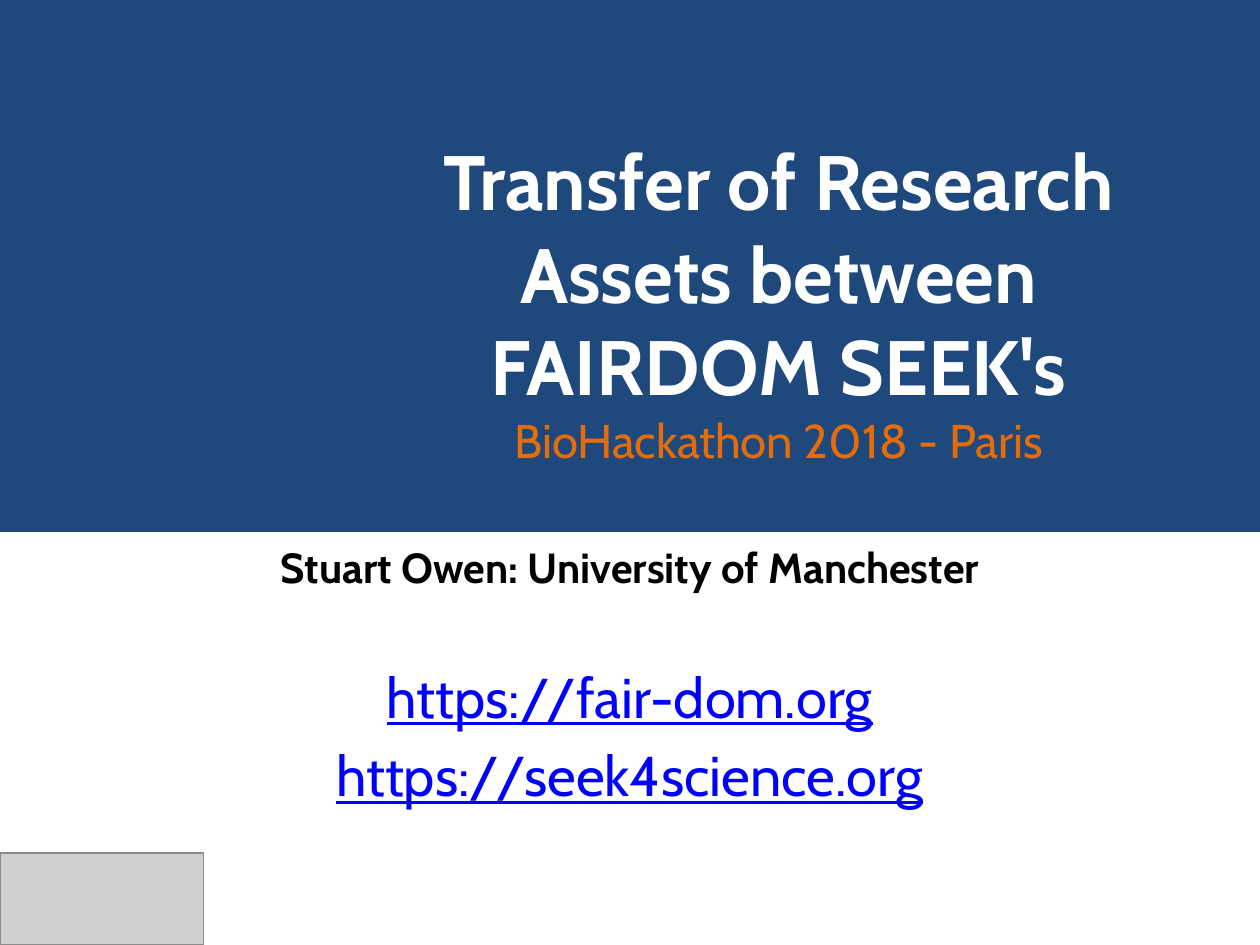
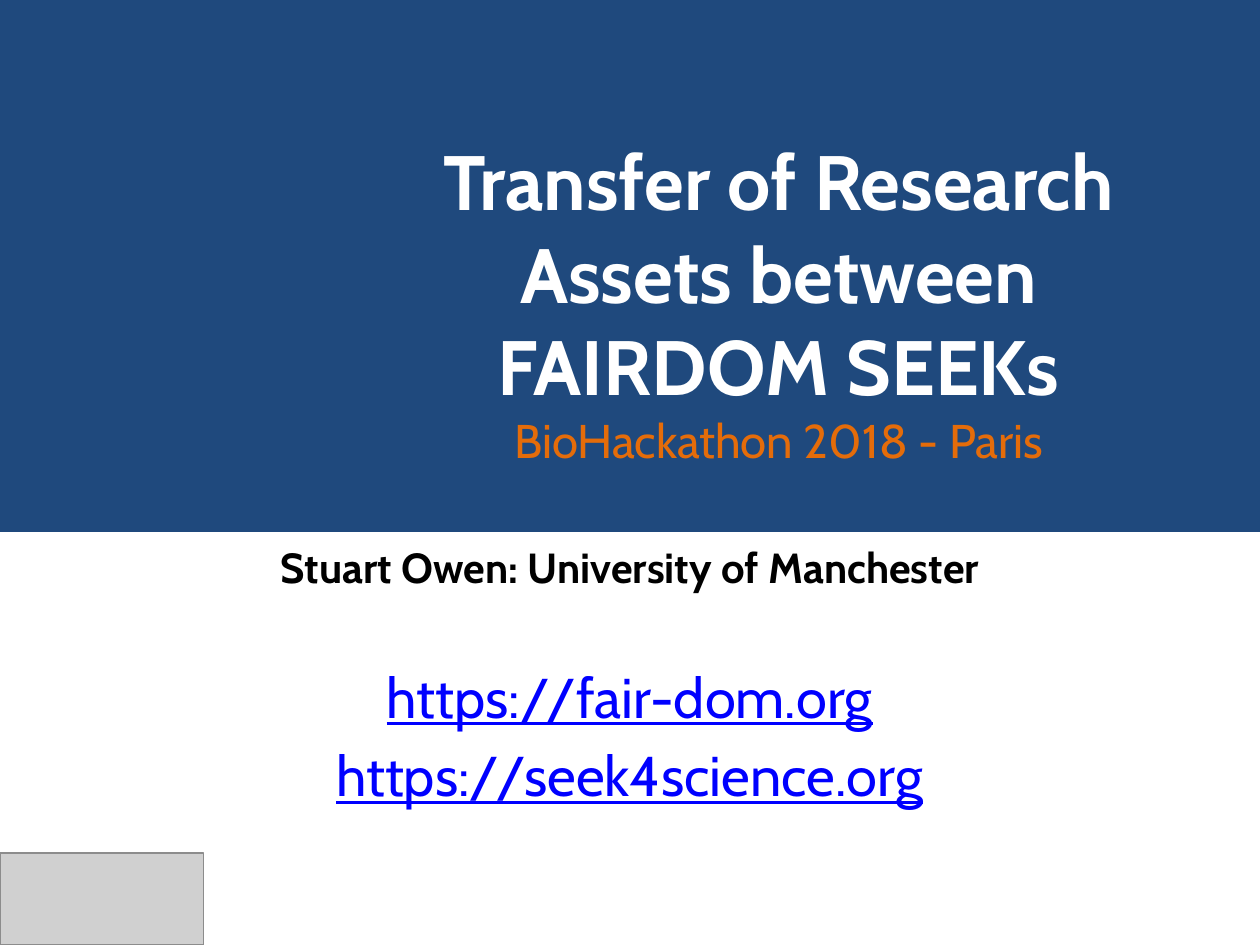
Before and after one commit to elixir-europe/BioHackathon, a slide deck: slide 1 of interoperability/Deposition of Research Assets between FAIRDOM SEEKs and other public deposition services/Transfer_assets_between_FAIRDOM_SEEKS.pptx. Drawn at 1260x945 pixels with LibreOffice and Linux fonts; fonts in the diff are those of the drawing; grey boxes stand for pictures; background and template pictures are left out. Boxes give left, top, right and bottom in pixels: in the first picture for what was removed or moved away, otherwise in the second. Text is boxed around its words. In the diff, an @@ line names an element or a change of style, - is before the commit and + after.

Commit message:
updated presentation

```diff
--- a/interoperability/Deposition of Research Assets between FAIRDOM SEEKs and other public deposition services/Transfer_assets_between_FAIRDOM_SEEKS.pptx
+++ b/interoperability/Deposition of Research Assets between FAIRDOM SEEKs and other public deposition services/Transfer_assets_between_FAIRDOM_SEEKS.pptx
@@ title at <box>443,152,1114,459</box>: text changed @@
-Transfer of Research Assets between FAIRDOM SEEK's
-BioHackathon 2018 - Paris
+Transfer of Research Assets between FAIRDOM SEEKs
+BioHackathon 2018 - Paris
```
